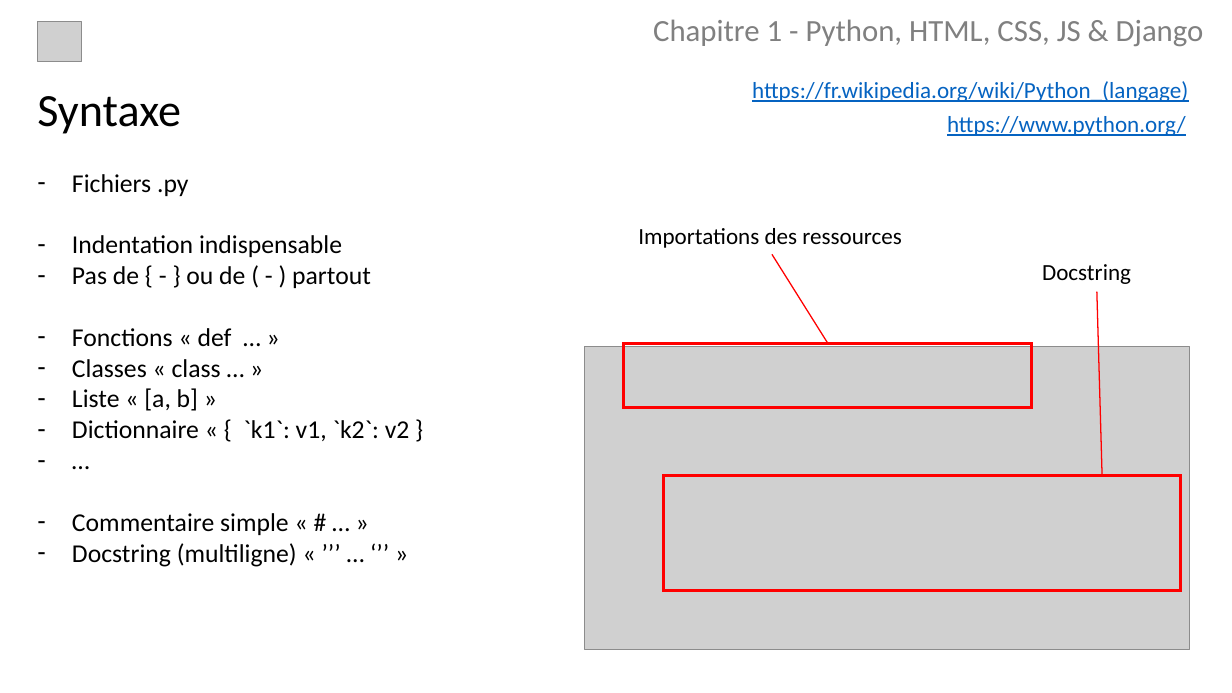
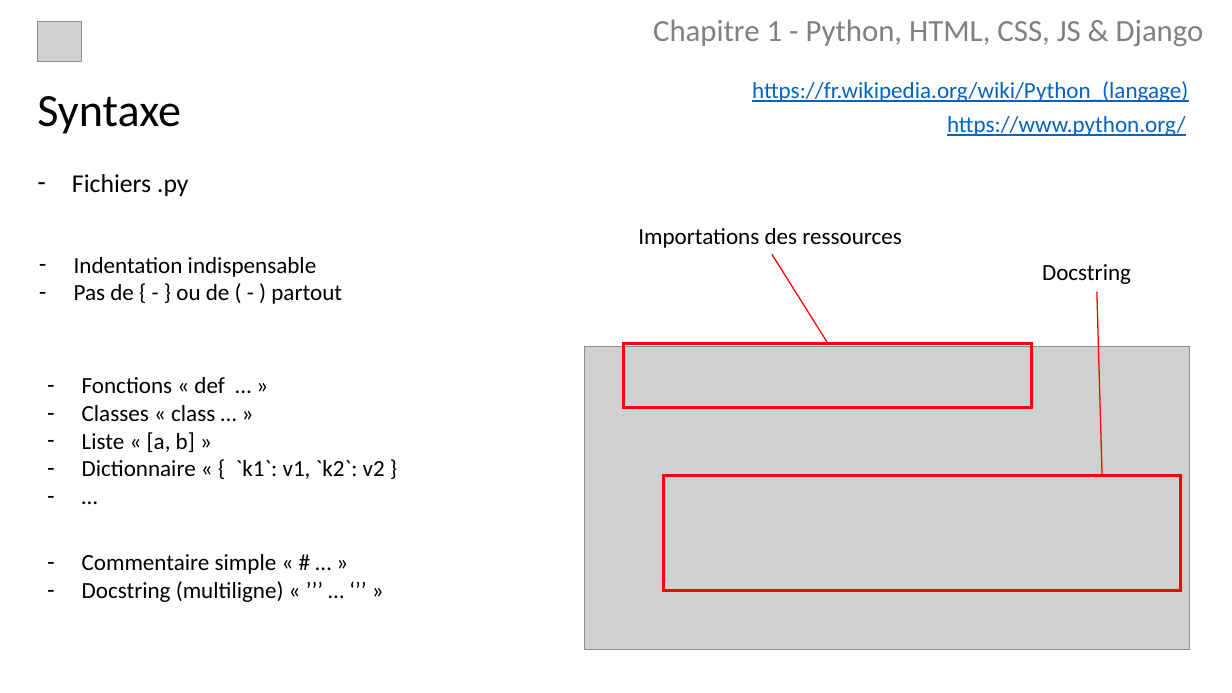
Before and after one commit to borgia-app/Borgia-docs, a slide deck: slide 6 of presentations/Python.pptx. Drawn at 1232x693 pixels with LibreOffice and Linux fonts; fonts in the diff are those of the drawing; grey boxes stand for pictures. Boxes give left, top, right and bottom in pixels: in the first picture for what was removed or moved away, otherwise in the second. Text is boxed around its words. In the diff, an @@ line names an element or a change of style, - is before the commit and + after.

```diff
--- a/presentations/Python.pptx
+++ b/presentations/Python.pptx
@@ text at (x1=72, y1=174, x2=371, y2=288): paragraphs removed @@
-– Fichiers .py
-– Indentation indispensable
-– Pas de { - } ou de ( - ) partout
@@ text added at (x1=74, y1=257, x2=342, y2=304), 18 pt, text #000000 @@
+– Indentation indispensable
+– Pas de { - } ou de ( - ) partout
@@ text "Fonctions « def … »" moved from (x1=72, y1=174, x2=410, y2=567) to (x1=82, y1=377, x2=385, y2=479) @@
@@ text "Fonctions « def … »" at (x1=82, y1=377, x2=385, y2=479): size 20 to 18 pt @@
@@ text at (x1=72, y1=513, x2=297, y2=567): paragraphs removed @@
-– Commentaire simple « # … »
-– Docstring (multiligne) « ’’’ … ‘’’ »
@@ text added at (x1=82, y1=554, x2=284, y2=602), 18 pt, text #000000 @@
+– Commentaire simple « # … »
+– Docstring (multiligne) « ’’’ … ‘’’ »
```
Also in this commit, not shown: 13 other slides changed, 10 slides added, 1 slide removed, 1 other file.
